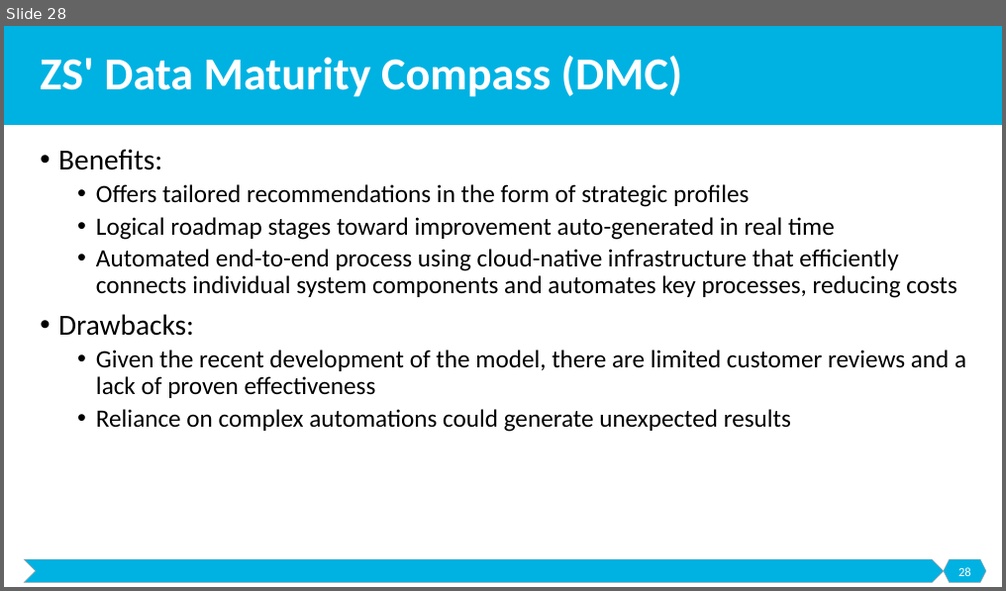
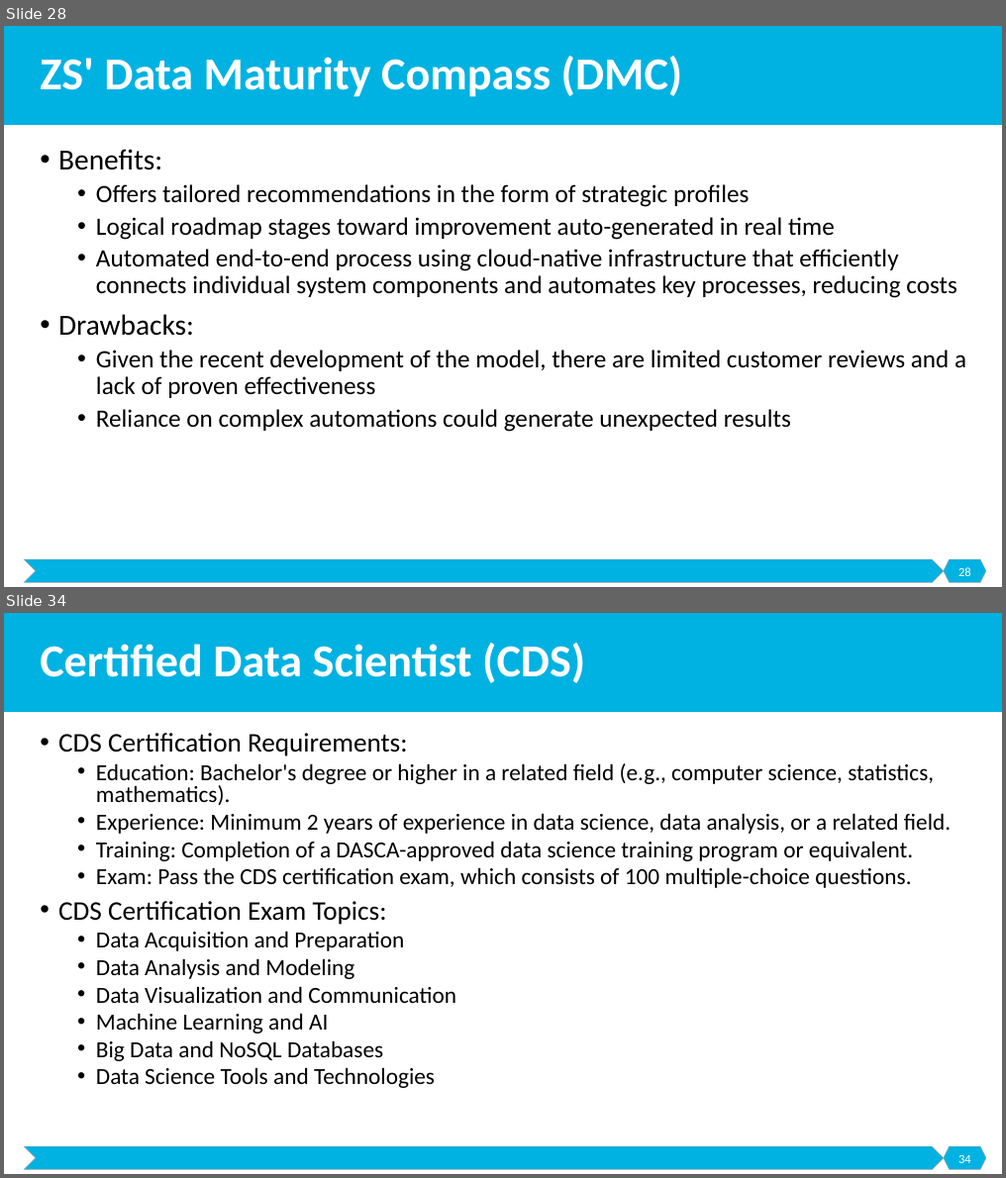
Before and after one commit to malenezi/malenezi, a slide deck: IS466/Lectures/8-Maturity/Maturity Models.pptx. Shown one above the other, each under a label of ours: slide 28 before the commit, slides 28 and 34 after it; the slides between them are not shown. The pictures are 1006x591 and 1006x1178 pixels, drawn with LibreOffice and Linux fonts; fonts in the diff are those of the drawing. Boxes give left, top, right and bottom in pixels: in the first picture for what was removed or moved away, otherwise in the second. Text is boxed around its words. In the diff, an @@ line names an element or a change of style, - is before the commit and + after.

```diff
--- a/IS466/Lectures/8-Maturity/Maturity Models.pptx
+++ b/IS466/Lectures/8-Maturity/Maturity Models.pptx
@@ slide 34 added at box(4, 613, 1002, 1174), background #FFFFFF; not listed: 3 template elements that a slide beside it also shows @@
@@ title added at box(40, 643, 585, 683), 44 pt, text #FFFFFF, bold @@
+Certified Data Scientist (CDS)
@@ text added at box(58, 733, 950, 1088), 22.2 pt, text #000000 @@
+• CDS Certification Requirements:
+  • Education: Bachelor's degree or higher in a related field (e.g., computer science, statistics, mathematics).
+  • Experience: Minimum 2 years of experience in data science, data analysis, or a related field.
+  • Training: Completion of a DASCA-approved data science training program or equivalent.
+  • Exam: Pass the CDS certification exam, which consists of 100 multiple-choice questions.
+• CDS Certification Exam Topics:
+  • Data Acquisition and Preparation
+  • Data Analysis and Modeling
+  • Data Visualization and Communication
+  • Machine Learning and AI
+  • Big Data and NoSQL Databases
+  • Data Science Tools and Technologies
@@ page number added at box(958, 1156, 971, 1163), 12 pt, text #FFFFFF @@
+34
```
Also in this commit, not shown: 5 other slides added, 2 other files.
